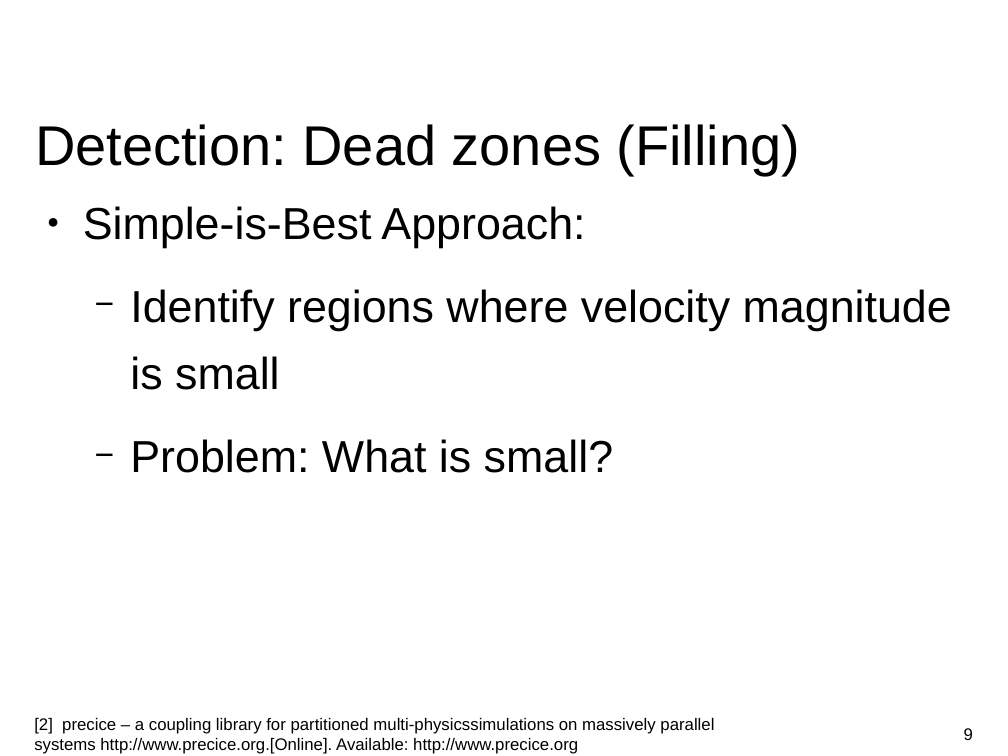
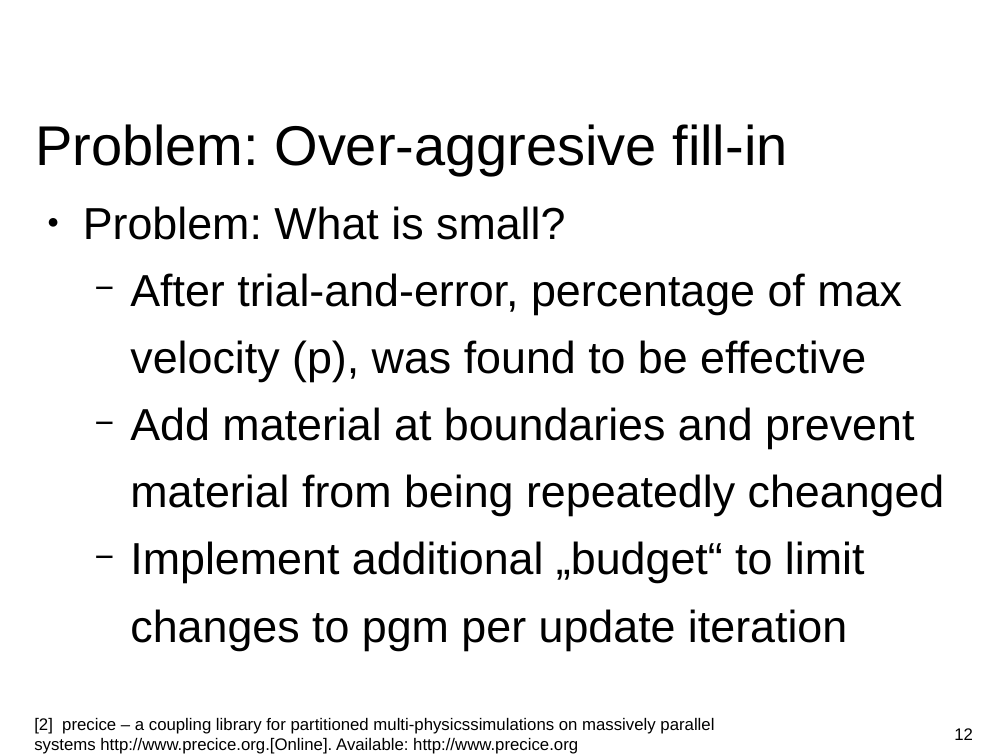
Before and after one commit to huangq1234553/cfd-lab, a slide deck: slide 12 of Presentation.odp (slide 9 before the commit). Drawn at 1008x756 pixels with LibreOffice and Linux fonts; fonts in the diff are those of the drawing; background and template pictures are left out. Boxes give left, top, right and bottom in pixels: in the first picture for what was removed or moved away, otherwise in the second. Text is boxed around its words. In the diff, an @@ line names an element or a change of style, - is before the commit and + after.

Commit message:
Updated presentation

```diff
--- a/Presentation.odp
+++ b/Presentation.odp
@@ title at [35, 124, 788, 175]: text changed @@
-Detection: Dead zones (Filling)
+Problem: Over-aggresive fill-in
@@ text at [83, 206, 952, 390]: paragraphs removed @@
-● Simple-is-Best Approach:
-  − Identify regions where velocity magnitude is small
@@ text at [83, 206, 565, 240]: bullet − to ●; list level 2 to 1 in "Problem: What is small?"; line spacing 1.25 to 1 @@
@@ text at [130, 273, 945, 651]: paragraphs added @@
+  − After trial-and-error, percentage of max velocity (p), was found to be effective
+  − Add material at boundaries and prevent material from being repeatedly cheanged
+  − Implement additional „budget“ to limit changes to pgm per update iteration
@@ page number at [954, 728, 973, 740]: text changed @@
-9
+12
```
Also in this commit, not shown: 9 other slides changed, 1 slide added, 1 slide removed.
